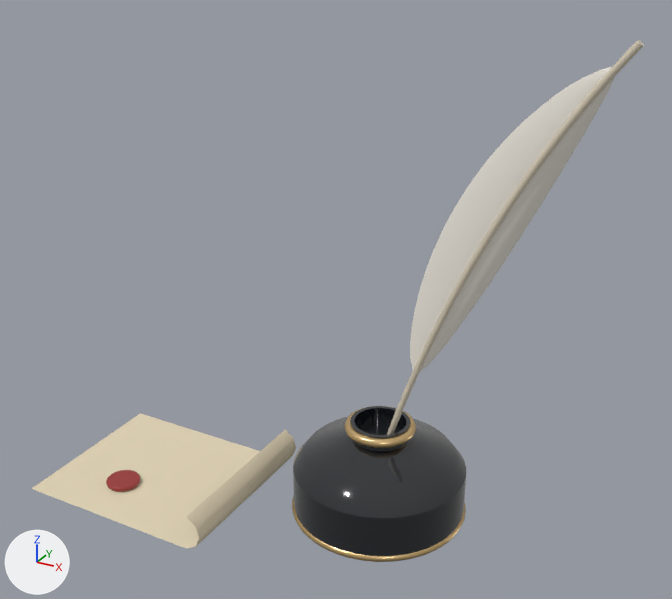
The glTF model presentations/cantillon/models/glb/quill.glb, before and after one commit.
Camera for both pictures: a 50 mm camera at (0.872, -1.816, 0.922) aimed at (-0.113, -0.025, 0.027). Every picture has the same lights, and +X, +Y and +Z are marked at lower left. The first picture is the older version. Vertices at exactly the same position are counted once.

The first picture shows 'basering', 'inkwell', 'letter', 'neckring', 'seal', 'shaft', 'vane'.
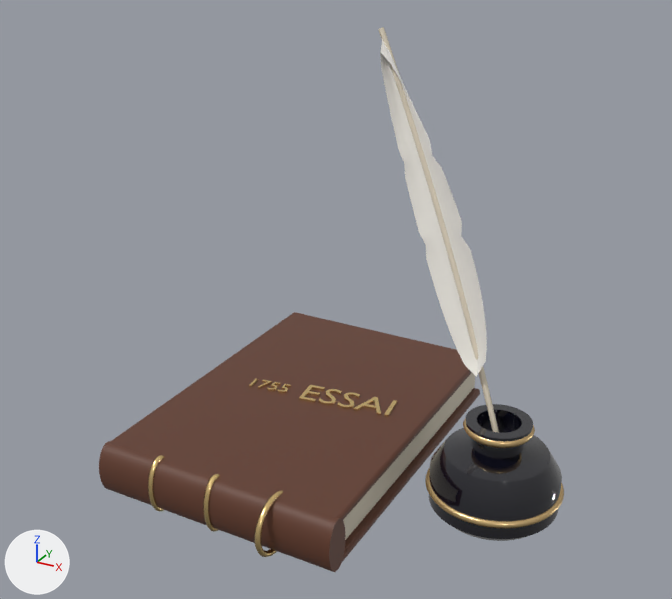
What differs and where, as boxes (x1, y1, x2, y2) in the pictures (672 x 599 px):
'essai_top', added (brown): after (110, 312, 472, 524)
'inkwell', deleted (black): before (293, 406, 466, 556)
'vane', reshaped: before (410, 67, 615, 371); after (380, 39, 487, 377)
'letter', deleted (beige): before (31, 413, 296, 549)
'inkpot', added (black): after (429, 404, 562, 541)
'essai_spine', added (brown): after (99, 441, 346, 572)
'shaft', reshaped (53% narrower): before (387, 40, 644, 435); after (378, 27, 499, 433)
'vane.001', added: after (380, 52, 477, 376)
'essai_pages', added: after (343, 373, 475, 540)
'essai_bot', added: after (338, 388, 480, 566)
'potring', added: after (425, 468, 564, 529)
'basering', deleted: before (292, 496, 466, 562)
'title', added (beige): after (299, 385, 397, 417)
'neckring', deleted (beige): before (344, 406, 416, 448)
'seal', deleted (red): before (106, 470, 140, 492)
'essai_band.002', added (beige): after (255, 490, 283, 557)
'collar', added (beige): after (463, 418, 535, 448)
'essai_band.001', added: after (203, 474, 221, 532)
'essai_band', added: after (148, 455, 165, 512)
'year', added: after (249, 378, 291, 393)
part 2 of me_vane, deleted: before (410, 67, 615, 371)
part 3 of me_vane, added: after (380, 39, 487, 377)

The change, as a list of edits to the scene's bpy script:
```text
Change me_shaft:
    remove me_shaft.from_pydata(...)  # 800 vertices, 1596 faces; spans x 0.003..0.526, y -0.038..0.008, z -0.382..0.675
    add me_shaft.from_pydata(...)  # 400 vertices, 796 faces; spans x -0.104..0.326, y -0.057..0.17, z -0.223..0.637
    me_shaft part 1: 800 vertices removed from x 0.003..0.526, y -0.038..0.008, z -0.382..0.675; 400 vertices added at x -0.104..0.326, y -0.057..0.17, z -0.223..0.637
Change me_vane:
    remove me_vane.from_pydata(...)  # 215 vertices, 348 faces; spans x 0.01..0.52, y -0.03..0.01, z -0.38..0.67
    add me_vane.from_pydata(...)  # 100 vertices, 144 faces; spans x -0.098..0.274, y -0.044..0.163, z -0.077..0.634
    me_vane part 2: the loose piece of 205 vertices spanning x 0.072..0.487, y -0.029..0.01, z -0.151..0.629 is deleted
    me_vane part 3: 100 vertices added at x -0.098..0.274, y -0.044..0.163, z -0.077..0.634
    other edits to the shape of me_vane do not show in these pictures
Remove ob_inkwell:
    ob_inkwell = bpy.data.objects.new('inkwell', me_inkwell)
Remove ob_neckring:
    ob_neckring = bpy.data.objects.new('neckring', me_torus)
Remove ob_basering:
    ob_basering = bpy.data.objects.new('basering', me_torus_001)
Remove ob_letter:
    ob_letter = bpy.data.objects.new('letter', me_letter)
Remove ob_seal:
    ob_seal = bpy.data.objects.new('seal', me_cylinder)
Add ob_vane_001:
    ob_vane_001 = bpy.data.objects.new('vane.001', me_vane_001)  # 100 vertices, 144 faces; spans x -0.098..0.257, y -0.044..0.163, z -0.077..0.634; in mat_feather (white #efebe3)
    ob_vane_001.location = (0.0, 0.0, 0.0)
Add ob_potring:
    ob_potring = bpy.data.objects.new('potring', me_torus_004)  # 288 vertices, 576 faces; spans x 0.161..0.479, y -0.209..0.109, z -0.348..-0.332; in mat_brass (beige #e7c58b)
    ob_potring.location = (0.0, 0.0, 0.0)
Add ob_collar:
    ob_collar = bpy.data.objects.new('collar', me_torus_003)  # 192 vertices, 384 faces; spans x 0.24..0.4, y -0.13..0.03, z -0.194..-0.176; in mat_brass (beige #e7c58b)
    ob_collar.location = (0.0, 0.0, 0.0)
Add ob_inkpot:
    ob_inkpot = bpy.data.objects.new('inkpot', me_inkpot)  # 642 vertices, 1280 faces; spans x 0.17..0.47, y -0.2..0.1, z -0.4..-0.17; in mat_ink (black #0d0d19)
    ob_inkpot.location = (0.0, 0.0, 0.0)
Add ob_year:
    ob_year = bpy.data.objects.new('year', me_year)  # 116 vertices, 216 faces; spans x -0.3694..-0.2623, y -0.0412..0.0135, z -0.273..-0.265; in mat_gold (beige #ffdf99)
    ob_year.location = (0.0, 0.0, 0.0)
Add ob_title:
    ob_title = bpy.data.objects.new('title', me_title)  # 182 vertices, 348 faces; spans x -0.226..0.022, y -0.035..0.072, z -0.273..-0.265; in mat_gold (beige #ffdf99)
    ob_title.location = (0.0, 0.0, 0.0)
Add ob_essai_band_002:
    ob_essai_band_002 = bpy.data.objects.new('essai_band.002', me_torus_002)  # 192 vertices, 384 faces; spans x -0.0502..-0.0377, y -0.4996..-0.3516, z -0.409..-0.261; in mat_gold (beige #ffdf99)
    ob_essai_band_002.location = (0.0, 0.0, 0.0)
Add ob_essai_band_001:
    ob_essai_band_001 = bpy.data.objects.new('essai_band.001', me_torus_001_1)  # 192 vertices, 384 faces; spans x -0.2051..-0.1928, y -0.4674..-0.3846, z -0.409..-0.261; in mat_gold (beige #ffdf99)
    ob_essai_band_001.location = (0.0, 0.0, 0.0)
Add ob_essai_band:
    ob_essai_band = bpy.data.objects.new('essai_band', me_torus_1)  # 192 vertices, 384 faces; spans x -0.3601..-0.3478, y -0.4678..-0.3849, z -0.409..-0.261; in mat_gold (beige #ffdf99)
    ob_essai_band.location = (0.0, 0.0, 0.0)
Add ob_essai_spine:
    ob_essai_spine = bpy.data.objects.new('essai_spine', me_cylinder_1)  # 64 vertices, 124 faces; spans x -0.509..0.111, y -0.463..-0.389, z -0.4..-0.27; in mat_leather (brown #613827)
    ob_essai_spine.location = (0.0, 0.0, 0.0)
Add ob_essai_bot:
    ob_essai_bot = bpy.data.objects.new('essai_bot', me_cube_002)  # 56 vertices, 108 faces; spans x -0.511..0.111, y -0.431..0.431, z -0.4..-0.378; in mat_leather (brown #613827)
    ob_essai_bot.location = (0.0, 0.0, 0.0)
Add ob_essai_top:
    ob_essai_top = bpy.data.objects.new('essai_top', me_cube_001)  # 56 vertices, 108 faces; spans x -0.511..0.111, y -0.431..0.431, z -0.292..-0.27; in mat_leather (brown #613827)
    ob_essai_top.location = (0.0, 0.0, 0.0)
Add ob_essai_pages:
    ob_essai_pages = bpy.data.objects.new('essai_pages', me_cube)  # 56 vertices, 108 faces; spans x -0.494..0.093, y -0.404..0.428, z -0.378..-0.292; in mat_paper (pale yellow #dad1bf)
    ob_essai_pages.location = (0.0, 0.0, 0.0)
```
